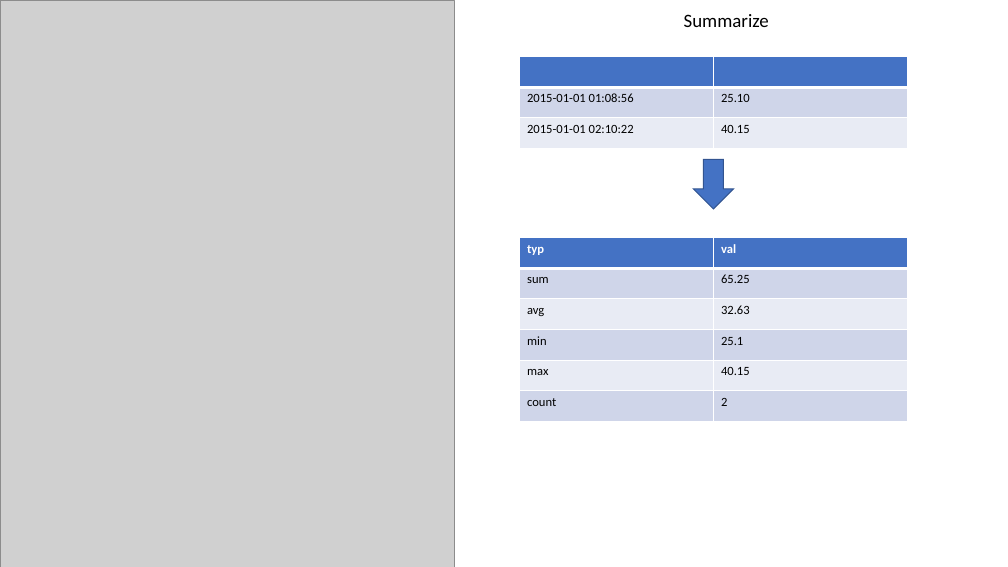
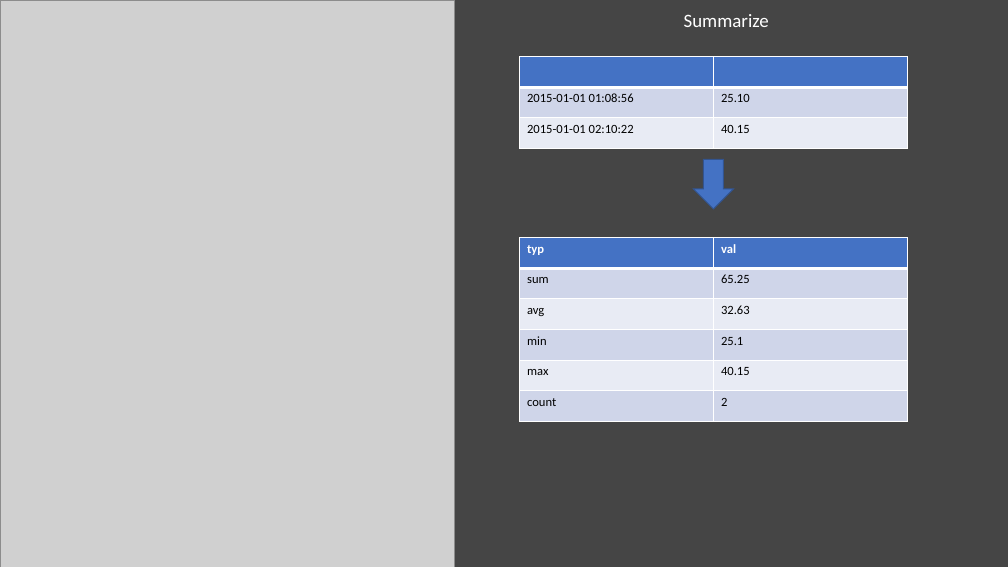
Before and after one commit to hpcc-systems/HPCC-ECL-Training, a slide deck: slide 2 of CheatSheet/ppt/CheatSheet.pptx. Drawn at 1008x567 pixels with LibreOffice and Linux fonts; fonts in the diff are those of the drawing; grey boxes stand for pictures. Boxes give left, top, right and bottom in pixels: in the first picture for what was removed or moved away, otherwise in the second. Text is boxed around its words. In the diff, an @@ line names an element or a change of style, - is before the commit and + after.

```diff
--- a/CheatSheet/ppt/CheatSheet.pptx
+++ b/CheatSheet/ppt/CheatSheet.pptx
@@ background #FFFFFF to #454545 @@
@@ text "Summarize" at (x1=684, y1=14, x2=769, y2=27): text colour #000000 to #FFFFFF @@
```
Also in this commit, not shown: 1 other slide changed, 3 other files.
